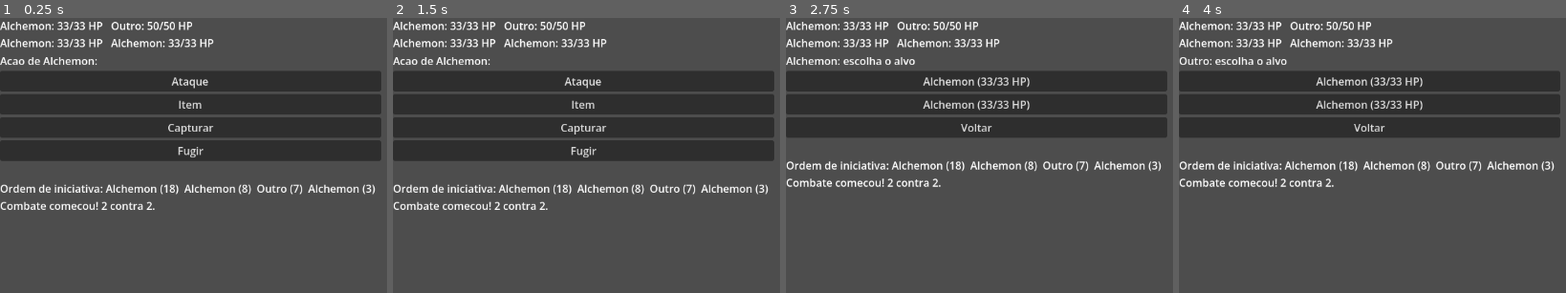
Above: before the commit, frames 1-4 (left to right).
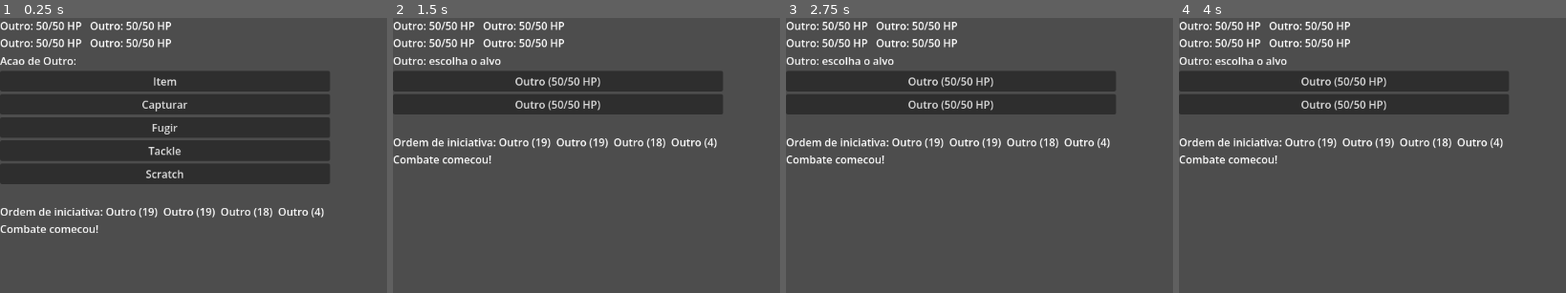
Above: after the commit, the same moments.

Repository: mnedel-ops/TCC-Combate
Game: Godot game, scene res://combat_refactored.tscn
Same seed, same stepped clock (60 frames per second), same inputs: the game is played once before the commit and once after it. This scene is started directly instead of the project's main scene.
Inputs (mouse positions are in pixels of both pictures, inside the frame that each line leads up to):
- Up to frame 1 (0.25 s): no input
- Up to frame 2 (1.5 s): click "Item" at 0.5 s; click (582, 128) at 1.25 s, where only the run before the commit has a clickable "Voltar"
- Up to frame 3 (2.75 s): click (975, 128) at 2 s, where only the run before the commit has a clickable "Capturar"
- Up to frame 4 (4 s): click (1368, 81) at 2.75 s, where only the run before the commit has a clickable "Alchemon (33/33 HP)"; click "Capturar" at 3.5 s

The runs differ from the first frame. In frame 1, 17% of the frame differs, in the area x 0-99%, y 1-79%; in frame 2, 22%, in the area x 0-99%, y 1-70%; in frame 3, 17%; in frame 4, 16%.

Commit message:
combate via estados funcionando

Diff:
--- /dev/null
+++ b/new-game-project/combat_controller_states.gd
@@ -0,0 +1,238 @@
+extends Control
+
+## Controller V2 - so orquestra. Nenhuma regra aqui (mora em CombatRules).
+## Nenhuma manipulacao de Label/Button aqui (mora em CombatUI, reusada
+## como esta - so ganhou 1 metodo novo, update_hp_dict).
+## Coexiste com combat_prototype.gd (V1) - troque o script do no raiz
+## pra alternar entre as duas versoes sem apagar nenhuma delas.
+
+@onready var ui: CombatUI_states = $VBoxContainer
+
+@export var database: AlchemonDatabase
+@export var player_species_ids: Array[int] = []
+@export var enemy_species_ids: Array[int] = []
+
+var state: CombatState
+var _selection_order: Array[int] = []
+var _current_player_index := 0
+
+
+func _ready() -> void:
+	state = CombatStateFactory.build(database, player_species_ids, enemy_species_ids)
+
+	if state.player_ids.is_empty() or state.enemy_ids.is_empty():
+		push_error("CombatControllerV2: time vazio. Confere database e os arrays de species ids.")
+		ui.set_turn_text("Erro de configuracao - veja o console.")
+		return
+
+	CombatRules.roll_initiative(state)
+	_log_initiative_order()
+
+	_refresh_hp_display()
+	ui.log_message("Combate comecou!")
+	_start_action_selection()
+
+
+func _name_of(id: int) -> String:
+	var c := state.get_combatant(id)
+	return database.get_by_id(c.species_id).creature_name
+
+
+func _log_initiative_order() -> void:
+	var text := ""
+	for id in state.turn_order_ids:
+		text += "%s (%d)  " % [_name_of(id), state.get_combatant(id).initiative]
+	ui.log_message("Ordem de iniciativa: " + text)
+
+
+func _refresh_hp_display() -> void:
+	var player_entries: Array[Dictionary] = []
+	for id in state.player_ids:
+		var c := state.get_combatant(id)
+		player_entries.append({"name": _name_of(id), "hp": c.hp, "max_hp": c.max_hp})
+
+	var enemy_entries: Array[Dictionary] = []
+	for id in state.enemy_ids:
+		var c := state.get_combatant(id)
+		enemy_entries.append({"name": _name_of(id), "hp": c.hp, "max_hp": c.max_hp})
+
+	ui.update_hp_dict(player_entries, enemy_entries)
+
+
+func _start_action_selection() -> void:
+	state.pending_actions.clear()
+	_selection_order = state.get_alive_ids(state.player_ids)
+	_current_player_index = 0
+	_prompt_action_for_current()
+
+
+func _prompt_action_for_current() -> void:
+	if _current_player_index >= _selection_order.size():
+		_queue_enemy_commands()
+		_resolve_round()
+		return
+
+	var actor_id := _selection_order[_current_player_index]
+	var actor := state.get_combatant(actor_id)
+	var template := database.get_by_id(actor.species_id)
+
+	ui.set_turn_text("Acao de %s:" % _name_of(actor_id))
+
+	var options: Array = [
+		{"text": "Item", "callback": func(): _begin_target_selection(actor_id, "item", -1)},
+		{"text": "Capturar", "callback": func(): _begin_target_selection(actor_id, "capture", -1)},
+		{"text": "Fugir", "callback": _on_flee_pressed},
+	]
+	for i in template.attacks.size():
+		var attack_index := i
+		options.append({
+			"text": template.attacks[i].attack_name,
+			"callback": func(): _begin_target_selection(actor_id, "attack", attack_index),
+		})
+	ui.show_options(options)
+
+
+func _begin_target_selection(actor_id: int, kind: String, attack_index: int) -> void:
+	var candidate_ids: Array[int] = []
+	match kind:
+		"attack", "capture":
+			candidate_ids = state.get_alive_ids(state.enemy_ids)
+		"item":
+			candidate_ids = state.get_alive_ids(state.player_ids)
+
+	ui.set_turn_text("%s: escolha o alvo" % _name_of(actor_id))
+
+	var options: Array = []
+	for target_id in candidate_ids:
+		var c := state.get_combatant(target_id)
+		options.append({
+			"text": "%s (%d/%d HP)" % [_name_of(target_id), c.hp, c.max_hp],
+			"callback": func(): _confirm_action(actor_id, kind, target_id, attack_index),
+		})
+	ui.show_options(options)
+
+
+func _confirm_action(actor_id: int, kind: String, target_id: int, attack_index: int) -> void:
+	state.pending_actions.append(ActionCommand.new(actor_id, kind, target_id, attack_index))
+	_current_player_index += 1
+	_prompt_action_for_current()
+
+
+func _queue_enemy_commands() -> void:
+	for enemy_id in state.get_alive_ids(state.enemy_ids):
+		var target_id := CombatRules.pick_random_alive_target_id(state, state.player_ids)
+		if target_id == -1:
+			continue
+		var enemy := state.get_combatant(enemy_id)
+		var attack_index := CombatRules.pick_random_attack_index(database, enemy.species_id)
+		if attack_index == -1:
+			continue
+		state.pending_actions.append(ActionCommand.new(enemy_id, "attack", target_id, attack_index))
+
+
+func _find_command_for(actor_id: int) -> ActionCommand:
+	for command in state.pending_actions:
+		if command.actor_id == actor_id:
+			return command
+	return null
+
+
+func _resolve_round() -> void:
+	state.phase = "resolving_round"
+	ui.clear_options()
+
+	for actor_id in state.turn_order_ids:
+		if state.combat_over:
+			break
+
+		var actor := state.get_combatant(actor_id)
+		if not actor.alive:
+			continue
+
+		var command := _find_command_for(actor_id)
+		if command == null:
+			continue
+
+		ui.set_turn_text("Turno: %s" % _name_of(actor_id))
+		var event := CombatRules.resolve_action(state, command, database)
+		_log_event(event)
+		_refresh_hp_display()
+		CombatRules.check_combat_end(state)
+
+		if not state.combat_over:
+			await get_tree().create_timer(0.5).timeout
+
+	if state.combat_over:
+		_show_combat_end()
+	else:
+		state.phase = "selecting_actions"
+		await get_tree().process_frame   # evita recursao sincrona (mesmo fix do V1)
+		_start_action_selection()
+
+
+func _on_flee_pressed() -> void:
+	if state.combat_over or state.phase == "resolving_round":
+		return
+	_resolve_flee()
+
+
+func _resolve_flee() -> void:
+	state.phase = "resolving_round"
+	ui.clear_options()
+	ui.set_turn_text("Equipe tenta fugir...")
+
+	if CombatRules.attempt_flee():
+		ui.log_message("Fugimos! Escapamos do combate.")
+		queue_free()
+		return
+
+	ui.log_message("Tentativa de fuga falhou!")
+
+	for enemy_id in state.get_alive_ids(state.enemy_ids):
+		if state.combat_over:
+			break
+		var target_id := CombatRules.pick_random_alive_target_id(state, state.player_ids)
+		if target_id == -1:
+			continue
+		var enemy := state.get_combatant(enemy_id)
+		var attack_index := CombatRules.pick_random_attack_index(database, enemy.species_id)
+		if attack_index == -1:
+			continue
+
+		ui.set_turn_text("Turno: %s" % _name_of(enemy_id))
+		var command := ActionCommand.new(enemy_id, "attack", target_id, attack_index)
+		var event := CombatRules.resolve_action(state, command, database)
+		_log_event(event)
+		_refresh_hp_display()
+		CombatRules.check_combat_end(state)
+		if state.combat_over:
+			break
+		await get_tree().create_timer(0.5).timeout
+
+	if state.combat_over:
+		_show_combat_end()
+	else:
+		state.phase = "selecting_actions"
+		await get_tree().process_frame
+		_start_action_selection()
+
+
+func _show_combat_end() -> void:
+	ui.show_combat_end(state.player_won)
+
+
+func _log_event(event: Dictionary) -> void:
+	match event.get("kind"):
+		"attack_miss":
+			ui.log_message("%s usa %s em %s... e erra!" % [_name_of(event.actor_id), event.attack_name, _name_of(event.target_id)])
+		"attack_hit":
+			var crit_text := " CRITICO!" if event.critical else ""
+			ui.log_message("%s usa %s em %s! %d de dano.%s" % [_name_of(event.actor_id), event.attack_name, _name_of(event.target_id), event.damage, crit_text])
+		"item_used":
+			ui.log_message("%s usa item em %s! Recupera %d HP." % [_name_of(event.actor_id), _name_of(event.target_id), event.amount])
+		"capture_success":
+			ui.log_message("%s captura %s! Retirado do combate." % [_name_of(event.actor_id), _name_of(event.target_id)])
+		"capture_fail":
+			ui.log_message("Tentativa de capturar %s falhou!" % _name_of(event.target_id))
+		"cancelled":
+			ui.log_message("Acao cancelada (%s)." % event.get("reason", "motivo desconhecido"))
--- a/new-game-project/combat_prototype.gd
+++ b/new-game-project/combat_prototype.gd
@@ -29,7 +29,6 @@
 		push_error("CombatController: time vazio. Confere database e os arrays de ids no Inspector.")
 		ui.set_turn_text("Erro de configuracao - veja o console.")
 		return
-
 
 	turn_order = CombatSystem.roll_initiative(player_team + enemy_team)
 	_log_initiative_order()
@@ -89,22 +88,19 @@
 		_prompt_action_for_current_creature()
 		return
 
-	_show_action_menu_for_actor(actor)
-
-
-func _show_action_menu_for_actor(actor: AlchemonSheet) -> void:
-	ui.show_action_menu(actor, func(kind: String):
-		if kind == "attack":
-			ui.show_attack_submenu(
-				actor,
-				func(attack: AttackData): _begin_target_selection(actor, "attack", attack),
-				func(): _show_action_menu_for_actor(actor)
-			)
-		elif kind == "flee":
-			_resolve_flee()
-		else:
-			_begin_target_selection(actor, kind, null)
-	)
+	ui.set_turn_text("Acao de %s:" % actor.creature_name)
+
+	var options: Array = [
+		{"text": "Item", "callback": func(): _begin_target_selection(actor, "item", null)},
+		{"text": "Capturar", "callback": func(): _begin_target_selection(actor, "capture", null)},
+		{"text": "Fugir", "callback": _on_flee_pressed},
+	]
+	for attack in actor.attacks:
+		options.append({
+			"text": attack.attack_name,
+			"callback": func(): _begin_target_selection(actor, "attack", attack),
+		})
+	ui.show_options(options)
 
 
 func _begin_target_selection(actor: AlchemonSheet, kind: String, attack: AttackData) -> void:
@@ -123,10 +119,6 @@
 			"text": "%s (%d/%d HP)" % [target.creature_name, target.hp, target.max_hp],
 			"callback": func(): _confirm_action(actor, kind, target, attack),
 		})
-	options.append({
-		"text": "Voltar",
-		"callback": func(): _show_action_menu_for_actor(actor),
-	})
 	ui.show_options(options)
 
 
@@ -204,6 +196,12 @@
 		_end_combat(false)
 	elif not CombatSystem.is_team_alive(enemy_team):
 		_end_combat(true)
+
+
+func _on_flee_pressed() -> void:
+	if combat_over or is_resolving:
+		return
+	_resolve_flee()
 
 
 func _resolve_flee() -> void:
--- a/new-game-project/combat_refactored.tscn
+++ b/new-game-project/combat_refactored.tscn
@@ -1,10 +1,10 @@
 [gd_scene format=3 uid="uid://yxexhbeiqxdr"]
 
-[ext_resource type="Script" uid="uid://dxtvb8ic4qnok" path="res://combat_prototype.gd" id="1_dg64o"]
+[ext_resource type="Script" uid="uid://ddnn6q6y6rndp" path="res://combat_controller_states.gd" id="1_dg64o"]
 [ext_resource type="Resource" uid="uid://mjh0owhcv1br" path="res://Alchemons/AlchemonDataBaseComplete.tres" id="2_vo0t6"]
-[ext_resource type="Script" uid="uid://dqisu1adqgw7o" path="res://UserInterface/combat_ui.gd" id="3_h70n3"]
+[ext_resource type="Script" uid="uid://boivk4nx0ba0f" path="res://combat_states_ui.gd" id="3_vo0t6"]
 
-[node name="CombatPrototype" type="Control" unique_id=1823080993]
+[node name="CombatStates" type="Control" unique_id=1823080993]
 layout_mode = 3
 anchors_preset = 15
 anchor_right = 1.0
@@ -13,14 +13,14 @@
 grow_vertical = 2
 script = ExtResource("1_dg64o")
 database = ExtResource("2_vo0t6")
-player_alchemon_ids = Array[int]([0, 1])
-enemy_alchemon_ids = Array[int]([0, 0])
+player_species_ids = Array[int]([1, 1])
+enemy_species_ids = Array[int]([1, 1])
 
 [node name="VBoxContainer" type="VBoxContainer" parent="." unique_id=1301123171]
 layout_mode = 0
 offset_right = 40.0
 offset_bottom = 40.0
-script = ExtResource("3_h70n3")
+script = ExtResource("3_vo0t6")
 
 [node name="HPLabel" type="Label" parent="VBoxContainer" unique_id=823173243]
 layout_mode = 2
--- /dev/null
+++ b/new-game-project/combat_rules.gd
@@ -0,0 +1,127 @@
+class_name CombatRules
+extends RefCounted
+
+## Sistema puro (V2) operando sobre CombatState + ActionCommand + AlchemonDatabase.
+## Convive com combat_system.gd (V1, que ainda roda a versao em producao) ate
+## a migracao ser validada. Eventos usam ids - quem exibe resolve nome via
+## AlchemonDatabase, nunca aqui dentro.
+
+const MISS_CHANCE := 1.0 / 6.0
+const FLEE_CHANCE := 5.0 / 6.0
+const CAPTURE_CHANCE := 2.0 / 6.0
+const ITEM_HEAL_AMOUNT := 6
+const CRIT_ROLL_MAX := 20
+const CRIT_MULTIPLIER := 1.5
+
+
+static func roll_initiative(state: CombatState) -> void:
+	var all_ids: Array[int] = state.player_ids + state.enemy_ids
+	for id in all_ids:
+		state.get_combatant(id).initiative = randi_range(1, 20)
+
+	all_ids.sort_custom(func(a, b): return state.get_combatant(a).initiative > state.get_combatant(b).initiative)
+	state.turn_order_ids = all_ids
+
+
+static func resolve_action(state: CombatState, command: ActionCommand, database: AlchemonDatabase) -> Dictionary:
+	var actor := state.get_combatant(command.actor_id)
+	if actor == null or not actor.alive:
+		return {"kind": "cancelled", "reason": "actor_dead"}
+
+	match command.kind:
+		"attack":
+			return _resolve_attack(state, command, database)
+		"item":
+			return _resolve_item(state, command)
+		"capture":
+			return _resolve_capture(state, command)
+		_:
+			return {"kind": "unknown_command"}
+
+
+static func _resolve_attack(state: CombatState, command: ActionCommand, database: AlchemonDatabase) -> Dictionary:
+	var actor := state.get_combatant(command.actor_id)
+	var target := state.get_combatant(command.target_id)
+	if target == null or not target.alive:
+		return {"kind": "cancelled", "reason": "target_dead", "actor_id": actor.id}
+
+	var template := database.get_by_id(actor.species_id)
+	var valid_index := command.attack_index >= 0 and command.attack_index < template.attacks.size()
+	if not valid_index:
+		return {"kind": "cancelled", "reason": "invalid_attack", "actor_id": actor.id}
+
+	var attack: AttackData = template.attacks[command.attack_index]
+
+	if randf() < MISS_CHANCE:
+		return {"kind": "attack_miss", "actor_id": actor.id, "target_id": target.id, "attack_name": attack.attack_name}
+
+	var is_critical := randi_range(1, CRIT_ROLL_MAX) == CRIT_ROLL_MAX
+	var damage := attack.damage
+	if is_critical:
+		damage = int(round(damage * CRIT_MULTIPLIER))
+
+	target.hp = max(target.hp - damage, 0)
+	if target.hp == 0:
+		target.alive = false
+
+	return {
+		"kind": "attack_hit",
+		"actor_id": actor.id,
+		"target_id": target.id,
+		"damage": damage,
+		"critical": is_critical,
+		"attack_name": attack.attack_name,
+	}
+
+
+static func _resolve_item(state: CombatState, command: ActionCommand) -> Dictionary:
+	var actor := state.get_combatant(command.actor_id)
+	var target := state.get_combatant(command.target_id)
+	if target == null or not target.alive:
+		return {"kind": "cancelled", "reason": "target_dead", "actor_id": actor.id}
+
+	target.hp = min(target.hp + ITEM_HEAL_AMOUNT, target.max_hp)
+	return {"kind": "item_used", "actor_id": actor.id, "target_id": target.id, "amount": ITEM_HEAL_AMOUNT}
+
+
+static func _resolve_capture(state: CombatState, command: ActionCommand) -> Dictionary:
+	var actor := state.get_combatant(command.actor_id)
+	var target := state.get_combatant(command.target_id)
+	if target == null or not target.alive:
+		return {"kind": "cancelled", "reason": "target_dead", "actor_id": actor.id}
+
+	if randf() < CAPTURE_CHANCE:
+		target.alive = false
+		target.hp = 0
+		return {"kind": "capture_success", "actor_id": actor.id, "target_id": target.id}
+
+	return {"kind": "capture_fail", "actor_id": actor.id, "target_id": target.id}
+
+
+static func attempt_flee() -> bool:
+	return randf() < FLEE_CHANCE
+
+
+static func check_combat_end(state: CombatState) -> void:
+	if state.get_alive_ids(state.player_ids).is_empty():
+		state.combat_over = true
+		state.player_won = false
+		state.phase = "combat_over"
+	elif state.get_alive_ids(state.enemy_ids).is_empty():
+		state.combat_over = true
+		state.player_won = true
+		state.phase = "combat_over"
+
+
+static func pick_random_alive_target_id(state: CombatState, team_ids: Array[int]) -> int:
+	var alive_ids := state.get_alive_ids(team_ids)
+	if alive_ids.is_empty():
+		return -1
+	return alive_ids[randi() % alive_ids.size()]
+
+
+static func pick_random_attack_index(database: AlchemonDatabase, species_id: int) -> int:
+	var template := database.get_by_id(species_id)
+	if template == null or template.attacks.is_empty():
+		return -1
+	return randi() % template.attacks.size()
--- /dev/null
+++ b/new-game-project/combat_states_ui.gd
@@ -0,0 +1,65 @@
+class_name CombatUI_states
+extends VBoxContainer
+
+## Gerencia TODA a apresentacao do combate: log, HP, texto de turno, botoes.
+## Nao decide regra nenhuma - so mostra o que o Controller manda. Botoes
+## (incluindo Fugir) sao todos instanciados dinamicamente via show_options.
+
+@onready var log_label: Label = $LogLabel
+@onready var hp_label: Label = $HPLabel
+@onready var turn_label: Label = $TurnLabel
+@onready var action_buttons: VBoxContainer = $ActionButtons
+
+
+func log_message(text: String) -> void:
+	log_label.text += "\n" + text
+
+
+func set_turn_text(text: String) -> void:
+	turn_label.text = text
+
+
+func update_hp(player_team: Array[AlchemonSheet], enemy_team: Array[AlchemonSheet]) -> void:
+	var text := ""
+	for c in player_team:
+		text += "%s: %d/%d HP   " % [c.creature_name, c.hp, c.max_hp]
+	text += "\n"
+	for c in enemy_team:
+		text += "%s: %d/%d HP   " % [c.creature_name, c.hp, c.max_hp]
+	hp_label.text = text
+
+
+# Versao V2, sem depender de AlchemonSheet - recebe so {name, hp, max_hp}.
+# CombatUI nao precisa saber se o chamador usa referencia direta (V1) ou
+# CombatState por id (V2); so entende Dictionary generico.
+func update_hp_dict(player_entries: Array[Dictionary], enemy_entries: Array[Dictionary]) -> void:
+	var text := ""
+	for e in player_entries:
+		text += "%s: %d/%d HP   " % [e.name, e.hp, e.max_hp]
+	text += "\n"
+	for e in enemy_entries:
+		text += "%s: %d/%d HP   " % [e.name, e.hp, e.max_hp]
+	hp_label.text = text
+
+
+# options: Array de {"text": String, "callback": Callable}
+func show_options(options: Array) -> void:
+	clear_options()
+	for option in options:
+		var button := Button.new()
+		button.text = option.text
+		button.size_flags_horizontal = Control.SIZE_EXPAND_FILL
+		button.focus_mode = Control.FOCUS_NONE
+		button.pressed.connect(option.callback)
+		action_buttons.add_child(button)
+
+
+func clear_options() -> void:
+	for child in action_buttons.get_children():
+		child.queue_free()
+
+
+func show_combat_end(player_won: bool) -> void:
+	set_turn_text("Fim de combate.")
+	log_message("Vitoria!" if player_won else "Derrota!")
+	clear_options()
--- a/new-game-project/project.godot
+++ b/new-game-project/project.godot
@@ -30,5 +30,4 @@
 [rendering]
 
 rendering_device/driver.windows="d3d12"
-renderer/rendering_method="gl_compatibility"
-renderer/rendering_method.mobile="gl_compatibility"
+renderer/rendering_method="mobile"
Not shown, added: new-game-project/combat_controller_states.gd.uid
Not shown, added: new-game-project/combat_rules.gd.uid
Not shown, added: new-game-project/combat_states_ui.gd.uid
